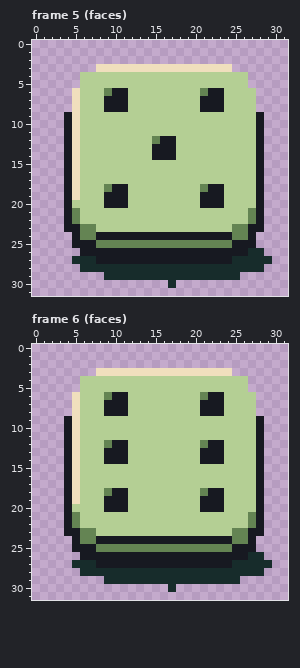
Pixel-art file: assets/source/aseprite/dice/lucky_d6.aseprite. That is the earlier state.
32x32 pixels, 6 frames. Colours within 5 levels of each other are drawn and written as one. Shown: frame 5 (faces), frame 6 (faces). The commit also changed other frames, which this record leaves out.
And afterwards:
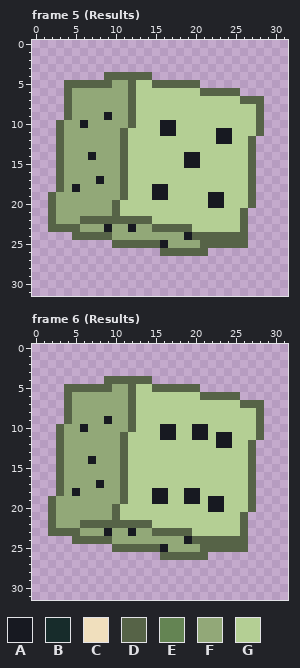
Palette (. is transparent): A #171921  B #172c2b  C #f0dfbd  D #566347  E #648453  F #92a878  G #b4cf94
The edit:
Changed rows in their new state; - is an unchanged pixel.
Frame 5 (Results):
first column x 2:
 3 ------.................-----
 4 ----...DDDDDD............---
 5 --DDDDDDFFD--DDDDDD......---
 6 --DFFFFFFFD--------DDDDD..--
 7 --DFFFFFFFD--------GGG--DDD-
 8 --DFFFFFFFD--------GGG----D-
 9 --DFFFFAFFD---------------D-
10 -DFFAFFFFFD---AA----------D-
11 -DFFFFFFFD----AA-----AA---D-
12 -DFFFFFFFD---GGG-----AA--D.-
13 -DFFFFFFFD---GGG---------D.-
14 -DFFFAFFFD---GGG-AA------D.-
15 -DFFFFFFFD-------AA------D.-
16 -DFFFFFFFD---------------D.-
17 -DFFFFAFFD---------------D.-
18 -DFAFFFFFD---AA----GGG---D.-
19 DFFFFFFFFD---AA----G-----D.-
20 DFFFFFFFDG---------G-----D.-
21 DFFFFFFFD---------------D..-
22 DFFFDDDDDDDDD-----------D..-
23 DDDDFFFAFFAFFDDDDD-----GD..-
24 ---DDDDDFFFFFFFFF-DDDDDDD.--
25 ---.....DDDDDDAFFFFDDDDDD.--
26 ----..........DDDDDD.......-
27 ---.........................
28 ----.......................-
29 -------.................----
30 ---------------.------------
Frame 6 (Results):
first column x 2:
 3 ------.................-----
 4 ----...DDDDDD............---
 5 --DDDDDDFFD--DDDDDD......---
 6 --DFFFFFFFD--------DDDDD..--
 7 --DFFFFFFFD--------GGG--DDD-
 8 --DFFFFFFFD--------GGG----D-
 9 --DFFFFAFFD---------------D-
10 -DFFAFFFFFD---AA--AA------D-
11 -DFFFFFFFD----AA--AA-AA---D-
12 -DFFFFFFFD---------GG-A--D.-
13 -DFFFFFFFD---------GGG---D.-
14 -DFFFAFFFD---------GGG---D.-
15 -DFFFFFFFD---------------D.-
16 -DFFFFFFFD---------------D.-
17 -DFFFFAFFD---------------D.-
18 -DFAFFFFFD---AA--AAGGG---D.-
19 DFFFFFFFFD---AA--AAG-----D.-
20 DFFFFFFFDG---------G-----D.-
21 DFFFFFFFD---------------D..-
22 DFFFDDDDDDDDD-----------D..-
23 DDDDFFFAFFAFFDDDDD-----GD..-
24 ---DDDDDFFFFFFFFF-DDDDDDD.--
25 ---.....DDDDDDAFFFFDDDDDD.--
26 ----..........DDDDDD.......-
27 ---.........................
28 ----.......................-
29 -------.................----
30 ---------------.------------
